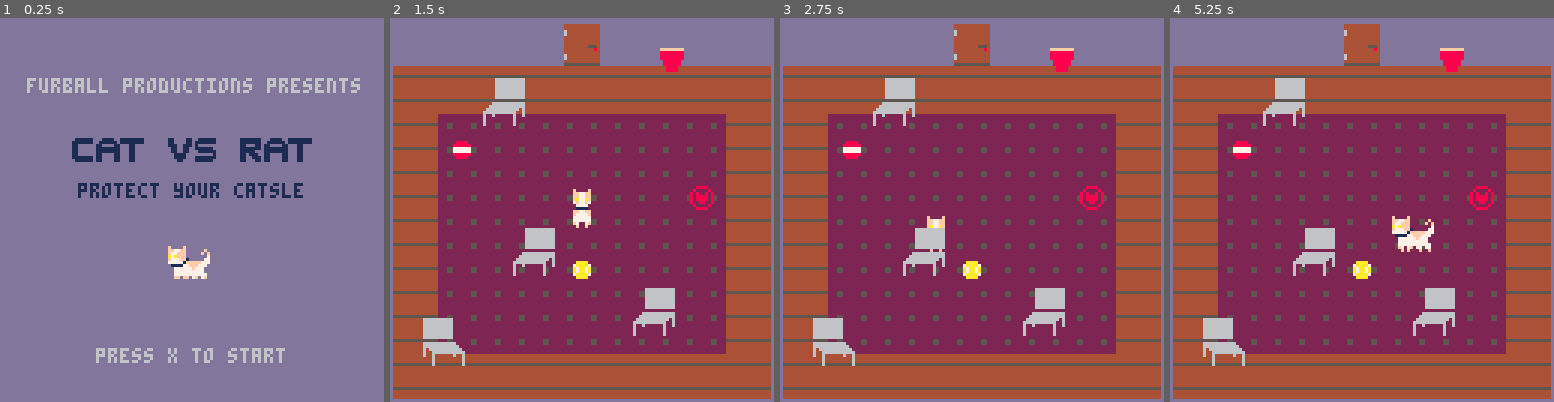
Above: before the commit, frames 1-4 (left to right).
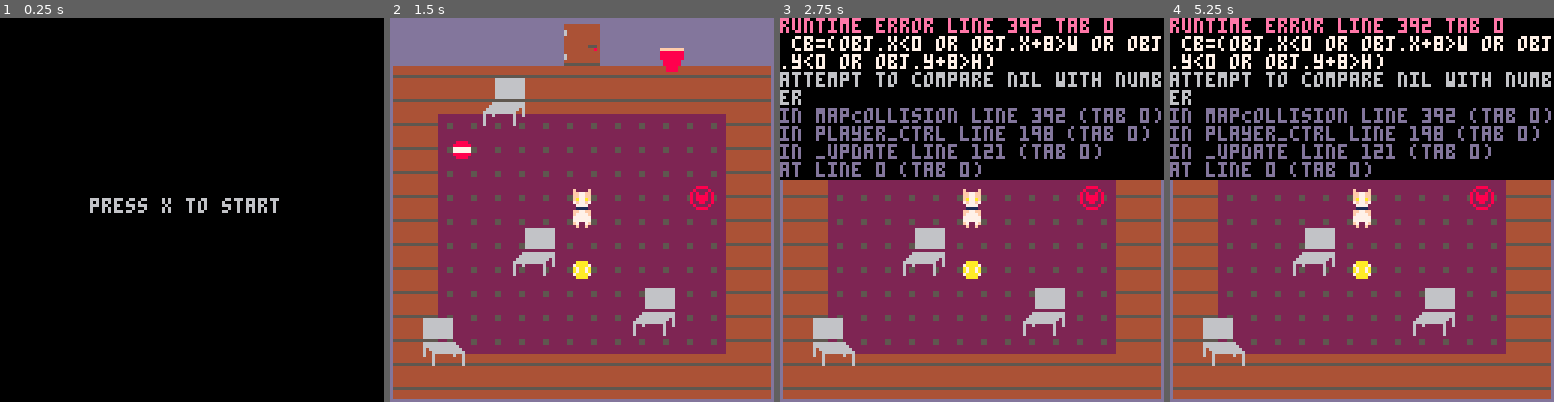
Above: after the commit, the same moments.

Repository: Mpgrime/GameDesign
Game: PICO-8 cartridge catgame.p8
The game is run twice, just before and just after one commit, with the same random seed, the same clock (stepped at 60 frames per second) and the same inputs.
Inputs:
- Up to frame 1 (0.25 s): no input
- Up to frame 2 (1.5 s): tap X (X key) at 1.07 s
- Up to frame 3 (2.75 s): hold Left 1.97-2.37 s; tap X (X key) at 2.07, 2.4, 2.73 s; hold Down from 2.42 s (still down)
- Up to frame 4 (5.25 s): release Down at 2.82 s; hold Right 2.87-3.53 s; tap X (X key) every 0.33 s from 3.07 to 5.07 s; hold Up 3.58-4.08 s; hold Right 4.13-4.53 s; hold Down 4.58-5.08 s; hold Left from 5.13 s (still down)

The runs differ from the first frame. In frame 1, 100% of the frame differs, in the area x 0-100%, y 0-100%; in frame 2, nothing differs; in frame 3, 43%; in frame 4, 43%.
Error after the commit: runtime error line 392 tab 0; cb=(obj.x<0 or obj.x+8>w or obj.y<0 or obj.y+8>h); attempt to compare nil with number

Commit message:
added in some buggy collision, needs more work but bones are there.

Diff:
--- a/catgame.p8
+++ b/catgame.p8
@@ -29,10 +29,6 @@
 	--states
 	_update = title_update
 	_draw = title_draw
-
-	--cat animation stuff
-	frame=1
-	flist={1,3,5}
 end
 
 --start of room1 gameplay
@@ -103,12 +99,6 @@
 
 --when on title screen
 function title_update()
-	if frame<3.9 then
- 	frame+=.3 --sets anim speed
- else
- 	frame=1
- end
-
 	if btnp(❎) then
 		game_init()
 	end
@@ -125,7 +115,7 @@
  	frame=1
  end
  for i=1,4 do
- 	if collision(cat.x,cat.y,cat.w,cat.h, door.x[i],door.y[i],door.w,door.h)
+ 	if objCollision(cat.x,cat.y,cat.w,cat.h, door.x[i],door.y[i],door.w,door.h)
 	and door.unlocked == true then
 		cat.x=312
 		cat.y=111
@@ -140,27 +130,31 @@
 --arrow controls
  if btn(⬆️) then
  	local canmove=true
+	if mapCollision(cat) == 4 then
+		canmove = false
+	end
  	for i=1,4 do
  		--if col w/ bchair, can't move:
- 		if collision(cat.x,cat.y-1,cat.w,cat.h,
+ 		if objCollision(cat.x,cat.y-1,cat.w,cat.h,
  		chair.bx[i],chair.by[i],chair.w,chair.h) then
  			canmove=false
  		end
-		--if col w/ mapedge, can't move:
-		--if cat.y-1 < 3 then
-		--	canmove = false
-		--end
+…(5 lines of a section not shown)…
  		--if col w/ ball, ball moves:
- 		if i<3 and collision(cat.x,cat.y-1,cat.w,cat.h,
+ 		if i<3 and objCollision(cat.x,cat.y-1,cat.w,cat.h,
  		ball.x[i],ball.y[i],ball.w,ball.h) then
  			ball.y[i]-=1
  		end
-		if collision(cat.x,cat.y,cat.w,cat.h,door.x[i],door.y[i],door.w,door.h) then
+		if objCollision(cat.x,cat.y,cat.w,cat.h,door.x[i],door.y[i],door.w,door.h) then
 			canmove=false
 		end
  	end
  	--if col w/ cup
- 	if collision(cat.x,cat.y-1,cat.w,cat.h,
+ 	if objCollision(cat.x,cat.y-1,cat.w,cat.h,
  	cup.x,cup.y,cup.w,cup.h) then
  			canmove=false
  	end
@@ -175,24 +169,24 @@
  end
  if btn(⬇️) then
  	local canmove=true
+	if mapCollision(cat) == 2 then
+		canmove = false
+	end
  	for i=1,4 do
  		--if col w/ bchair, can't move:
- 		if collision(cat.x,cat.y+1,cat.w,cat.h,
+ 		if objCollision(cat.x,cat.y+1,cat.w,cat.h,
  		chair.bx[i],chair.by[i],chair.bw,chair.bh) then
  			canmove=false
  		end
-		--if col w/ mapedge, can't move:
-		--if cat.y + 1 > 115 then
-		--	canmove = false
-		--end
+
  		--if col w/ ball, ball moves:
- 		if i<3 and collision(cat.x,cat.y+1,cat.w,cat.h,
+ 		if i<3 and objCollision(cat.x,cat.y+1,cat.w,cat.h,
  		ball.x[i],ball.y[i],ball.w,ball.h) then
  			ball.y[i]+=1
  		end
  	end
  	--if col w/ cup
- 	if collision(cat.x,cat.y+1,cat.w,cat.h,
+ 	if objCollision(cat.x,cat.y+1,cat.w,cat.h,
  	cup.x,cup.y,cup.w,cup.h) then
  			canmove=false
  	end
@@ -204,24 +198,24 @@
  end
  if btn(⬅️) then
  	local canmove=true
+	if mapCollision(cat) == 1 then
+		canmove = false
+	end
  	for i=1,4 do
  		--if col w/ bchair, can't move:
- 		if collision(cat.x-1,cat.y,cat.w,cat.h,
+ 		if objCollision(cat.x-1,cat.y,cat.w,cat.h,
  		chair.bx[i],chair.by[i],chair.bw,chair.bh) then
  			canmove=false
  		end
-		-- if col w/ mapedge, can't move:
-		--if cat.x - 1 < 0 then
-		--	canmove = false
-		--end
+
  		--if col w/ ball, ball moves:
- 		if i<3 and collision(cat.x-1,cat.y,cat.w,cat.h,
+ 		if i<3 and objCollision(cat.x-1,cat.y,cat.w,cat.h,
  		ball.x[i],ball.y[i],ball.w,ball.h) then
  			ball.x[i]-=1
  		end
  	end
  	--if col w/ cup, change cup
- 	if collision(cat.x-1,cat.y,cat.w,cat.h,
+ 	if objCollision(cat.x-1,cat.y,cat.w,cat.h,
  	cup.x,cup.y,cup.w,cup.h) then
  			canmove=false
  			if cup.frame==38 then --if not already changed
@@ -236,24 +230,24 @@
  end
  if btn(➡️) then
  	local canmove=true
+	 if mapCollision(cat) == 3 then
+		canmove = false
+	end
  	for i=1,4 do
  		--if col w/ bchair, can't move:
- 		if collision(cat.x+1,cat.y,cat.w,cat.h,
+ 		if objCollision(cat.x+1,cat.y,cat.w,cat.h,
  		chair.bx[i],chair.by[i],chair.bw,chair.bh) then
  			canmove=false
  		end
-		--if col w/map edge, can't move:
-		--if cat.x + 1 == 115 then
-		--	canmove = false
-		--end
+
  		--if col w/ ball, ball moves:
- 		if i<3 and collision(cat.x+1,cat.y,cat.w,cat.h,
+ 		if i<3 and objCollision(cat.x+1,cat.y,cat.w,cat.h,
  		ball.x[i],ball.y[i],ball.w,ball.h) then
  			ball.x[i]+=1
  		end
  	end
  	--if col w/ cup, change cup
- 	if collision(cat.x+1,cat.y,cat.w,cat.h,
+ 	if objCollision(cat.x+1,cat.y,cat.w,cat.h,
  	cup.x,cup.y,cup.w,cup.h) then
  			canmove=false
  			if cup.frame==38 then --if not already changed
@@ -307,7 +301,7 @@
 
 --sign turns green when red ball touches it
 function signswitch()
-	if collision(ball.x[2],ball.y[2],ball.w,ball.h,
+	if objCollision(ball.x[2],ball.y[2],ball.w,ball.h,
 	msign.x,msign.y,msign.w,msign.h) then
 		msign.frame=125
 		puzSolve = true
@@ -322,7 +316,7 @@
 end
 
 --returns true if 2 objs collided
-function collision(
+function objCollision(
 	x1,y1,w1,h1,
 	x2,y2,w2,h2) --pos, width obj2
 
@@ -343,17 +337,71 @@
 	return hit
 
 end
+
+function mapCollision(obj)
+	local cL=false --1
+	local cB=false --2
+	local cR=false --3
+	local cT=false --4
+
+	-- get coords
+	local x1=obj.x/8
+	local y1=obj.y/8
+	local x2=(obj.x+7)/8
+	local y2=(obj.y+7)/8
+
+	-- check if colliding left
+	local aL=fget(mget(x1,y1),0)
+	local bL=fget(mget(x1,y2),0)
+	local cL=fget(mget(x2,y2),0)
+	local dL=fget(mget(x2,y1),0)
+	cL = aL or bL or cL or dL
+
+	--check if colliding bottom
+	local aB=fget(mget(x1,y1),1)
+	local bB=fget(mget(x1,y2),1)
+	local cB=fget(mget(x2,y2),1)
+	local dB=fget(mget(x2,y1),1)
+	cB = aB or bB or cB or dB
+
+	--check if colliding right
+	local aR=fget(mget(x1,y1),2)
+	local bR=fget(mget(x1,y2),2)
+	local cR=fget(mget(x2,y2),2)
+	local dR=fget(mget(x2,y1),2)
+	cR = aR or bR or cR or dR
+
+	--check if colliding top
+	local aT=fget(mget(x1,y1),3)
+	local bT=fget(mget(x1,y2),3)
+	local cT=fget(mget(x2,y2),3)
+	local dT=fget(mget(x2,y1),3)
+	cT = aT or bT or cT or dT
+
+	if cL then
+		return 1
+	end
+	if cR then
+		return 3
+	end
+	if cT then
+		return 4
+	end
+	if cB then
+		return 2
+	end
+
+	--colliding w/world bounds
+	cb=(obj.x<0 or obj.x+8>w or obj.y<0 or obj.y+8>h)
+
+  end
+
 -->8
 --[draw tab]
-
 --draws title screen stuff
 function title_draw()
 	cls()
-	map(0,16,0,0,128,64)
-	print("furball productions presents",9,20,6)
-	print("protect your catsle",26,55,1)
-	print("press x to start",32,110,6)
-	spr(flist[flr(frame)],55,75,2,2) --cat sprite
+	print("press x to start", 30, 60)
 end
 
 --draws first room map
@@ -479,144 +527,139 @@
 00000000000000000000000000000000000000000000000000000000000000000000000000000000000000000000000080088008b00bb00b0000000000000000
 000000000000000000000000000000000000000000000000000000000000000000000000000000000000000000000000080000800b0000b00000000000000000
 0000000000000000000000000000000000000000000000000000000000000000000000000000000000000000000000000088880000bbbb000000000000000000
-d111111ddd1111dd111111111111111d11dddd11dd11111100000000000000000000000000000000000000000000000000000000000000000000000000000000
-1111111dd111111d111111111111111d11dddd11d111111100000000000000000000000000000000000000000000000000000000000000000000000000000000
-11dddddd11dddd11ddd11ddd11ddd11d111dd111d1dddddd00000000000000000000000000000000000000000000000000000000000000000000000000000000
-11dddddd11111111ddd11ddd1111111dd11dd11dd111111d00000000000000000000000000000000000000000000000000000000000000000000000000000000
-11dddddd11111111ddd11ddd11111dddd11dd11ddd11111100000000000000000000000000000000000000000000000000000000000000000000000000000000
-11dddddd11dddd11ddd11ddd11d111dddd1111ddddddddd100000000000000000000000000000000000000000000000000000000000000000000000000000000
-1111111d11dddd11ddd11ddd11dd111ddd1111ddd111111100000000000000000000000000000000000000000000000000000000000000000000000000000000
-d111111d11dddd11ddd11ddd11ddd11dddd11dddd111111d00000000000000000000000000000000000000000000000000000000000000000000000000000000
-…(130 lines of a section not shown)…
+…(130 lines of a section not shown)…
+__gff__
+0000000000000000000000000000000000000000000000000000000000000000000000000000000000000000000000000000000000000000000000000000000001030600020400080000000000000000000000000000000000000000000000000000000000000000000000000000000000000000000000000000000000000000
+0000000000000000000000000000000000000000000000000000000000000000000000000000000000000000000000000000000000000000000000000000000000000000000000000000000000000000000000000000000000000000000000000000000000000000000000000000000000000000000000000000000000000000
 __map__
 47474747474747494a4747474747474747474747474747474747474747474747474747474747474747474747474747474747474747474747474747474747474700000000000000000000000000000000000000000000000000000000000000000000000000000000000000000000000000000000000000000000000000000000
 47474747474747595a4747474747474747474747474747474747474747474747474747474747474747474747474747474747474747474747474747474747474700000000000000000000000000000000000000000000000000000000000000000000000000000000000000000000000000000000000000000000000000000000
@@ -634,19 +677,19 @@
 4043464646464646464646464646434540434343434343434343434343434345404343434343434343434343434343454043434343434343434343434343434500000000000000000000000000000000000000000000000000000000000000000000000000000000000000000000000000000000000000000000000000000000
 4043434343434343434343434343434540434343434343434343434343434345404343434343434343434343434343454043434343434343434343434343434500000000000000000000000000000000000000000000000000000000000000000000000000000000000000000000000000000000000000000000000000000000
 4144444444444444444444444444444241444444444444434344444444444442414444444444444343444444444444424144444444444443434444444444444200000000000000000000000000000000000000000000000000000000000000000000000000000000000000000000000000000000000000000000000000000000
-4747474747474747474747474747474747474747474747434347474747474747000000000000000000000000000000004747474747474743434747474747474700000000000000000000000000000000000000000000000000000000000000000000000000000000000000000000000000000000000000000000000000000000
-4747474747474747474747474747474747474747474747434347474747474747000000000000000000000000000000004747474747474743434747474747474700000000000000000000000000000000000000000000000000000000000000000000000000000000000000000000000000000000000000000000000000000000
-4747474747474747474747474747474740434343434343434343434343434345000000000000000000000000000000004043434343434343434343434343434500000000000000000000000000000000000000000000000000000000000000000000000000000000000000000000000000000000000000000000000000000000
-4747474747474747474747474747474740434343434343434343434343434345000000000000000000000000000000004043434343434343434343434343434500000000000000000000000000000000000000000000000000000000000000000000000000000000000000000000000000000000000000000000000000000000
-4747474747474747474747474747474740434343434343434343434343434345000000000000000000000000000000004043434343434343434343434343434500000000000000000000000000000000000000000000000000000000000000000000000000000000000000000000000000000000000000000000000000000000
-4747478081824784854783818247474740434343434343434343434343434345000000000000000000000000000000004043434343434343434343434343434500000000000000000000000000000000000000000000000000000000000000000000000000000000000000000000000000000000000000000000000000000000
-4747474747474747474747474747474740434343434343434343434343434345000000000000000000000000000000004043434343434343434343434343434500000000000000000000000000000000000000000000000000000000000000000000000000000000000000000000000000000000000000000000000000000000
-4747474747474747474747474747474740434343434343434343434343434345000000000000000000000000000000004043434343434343434343434343434500000000000000000000000000000000000000000000000000000000000000000000000000000000000000000000000000000000000000000000000000000000
-4747474747474747474747474747474740434343434343434343434343434345000000000000000000000000000000004043434343434343434343434343434500000000000000000000000000000000000000000000000000000000000000000000000000000000000000000000000000000000000000000000000000000000
-4747474747474747474747474747474740434343434343434343434343434345000000000000000000000000000000004043434343434343434343434343434500000000000000000000000000000000000000000000000000000000000000000000000000000000000000000000000000000000000000000000000000000000
-4747474747474747474747474747474740434343434343434343434343434345000000000000000000000000000000004043434343434343434343434343434500000000000000000000000000000000000000000000000000000000000000000000000000000000000000000000000000000000000000000000000000000000
-4747474747474747474747474747474740434343434343434343434343434345000000000000000000000000000000004043434343434343434343434343434500000000000000000000000000000000000000000000000000000000000000000000000000000000000000000000000000000000000000000000000000000000
-4747474747474747474747474747474740434343434343434343434343434345000000000000000000000000000000004043434343434343434343434343434500000000000000000000000000000000000000000000000000000000000000000000000000000000000000000000000000000000000000000000000000000000
-4747474747474747474747474747474740434343434343434343434343434345000000000000000000000000000000004043434343434343434343434343434500000000000000000000000000000000000000000000000000000000000000000000000000000000000000000000000000000000000000000000000000000000
-4747474747474747474747474747474740434343434343434343434343434345000000000000000000000000000000004043434343434343434343434343434500000000000000000000000000000000000000000000000000000000000000000000000000000000000000000000000000000000000000000000000000000000
-4747474747474747474747474747474741444444444444444444444444444442000000000000000000000000000000004144444444444444444444444444444200000000000000000000000000000000000000000000000000000000000000000000000000000000000000000000000000000000000000000000000000000000
+0000000000000000000000000000000047474747474747434347474747474747000000000000000000000000000000004747474747474743434747474747474700000000000000000000000000000000000000000000000000000000000000000000000000000000000000000000000000000000000000000000000000000000
+0000000000000000000000000000000047474747474747434347474747474747000000000000000000000000000000004747474747474743434747474747474700000000000000000000000000000000000000000000000000000000000000000000000000000000000000000000000000000000000000000000000000000000
+0000000000000000000000000000000040434343434343434343434343434345000000000000000000000000000000004043434343434343434343434343434500000000000000000000000000000000000000000000000000000000000000000000000000000000000000000000000000000000000000000000000000000000
+0000000000000000000000000000000040434343434343434343434343434345000000000000000000000000000000004043434343434343434343434343434500000000000000000000000000000000000000000000000000000000000000000000000000000000000000000000000000000000000000000000000000000000
+0000000000000000000000000000000040434343434343434343434343434345000000000000000000000000000000004043434343434343434343434343434500000000000000000000000000000000000000000000000000000000000000000000000000000000000000000000000000000000000000000000000000000000
+0000000000000000000000000000000040434343434343434343434343434345000000000000000000000000000000004043434343434343434343434343434500000000000000000000000000000000000000000000000000000000000000000000000000000000000000000000000000000000000000000000000000000000
+0000000000000000000000000000000040434343434343434343434343434345000000000000000000000000000000004043434343434343434343434343434500000000000000000000000000000000000000000000000000000000000000000000000000000000000000000000000000000000000000000000000000000000
+0000000000000000000000000000000040434343434343434343434343434345000000000000000000000000000000004043434343434343434343434343434500000000000000000000000000000000000000000000000000000000000000000000000000000000000000000000000000000000000000000000000000000000
+0000000000000000000000000000000040434343434343434343434343434345000000000000000000000000000000004043434343434343434343434343434500000000000000000000000000000000000000000000000000000000000000000000000000000000000000000000000000000000000000000000000000000000
+0000000000000000000000000000000040434343434343434343434343434345000000000000000000000000000000004043434343434343434343434343434500000000000000000000000000000000000000000000000000000000000000000000000000000000000000000000000000000000000000000000000000000000
+0000000000000000000000000000000040434343434343434343434343434345000000000000000000000000000000004043434343434343434343434343434500000000000000000000000000000000000000000000000000000000000000000000000000000000000000000000000000000000000000000000000000000000
+0000000000000000000000000000000040434343434343434343434343434345000000000000000000000000000000004043434343434343434343434343434500000000000000000000000000000000000000000000000000000000000000000000000000000000000000000000000000000000000000000000000000000000
+0000000000000000000000000000000040434343434343434343434343434345000000000000000000000000000000004043434343434343434343434343434500000000000000000000000000000000000000000000000000000000000000000000000000000000000000000000000000000000000000000000000000000000
+0000000000000000000000000000000040434343434343434343434343434345000000000000000000000000000000004043434343434343434343434343434500000000000000000000000000000000000000000000000000000000000000000000000000000000000000000000000000000000000000000000000000000000
+0000000000000000000000000000000040434343434343434343434343434345000000000000000000000000000000004043434343434343434343434343434500000000000000000000000000000000000000000000000000000000000000000000000000000000000000000000000000000000000000000000000000000000
+0000000000000000000000000000000041444444444444444444444444444442000000000000000000000000000000004144444444444444444444444444444200000000000000000000000000000000000000000000000000000000000000000000000000000000000000000000000000000000000000000000000000000000
